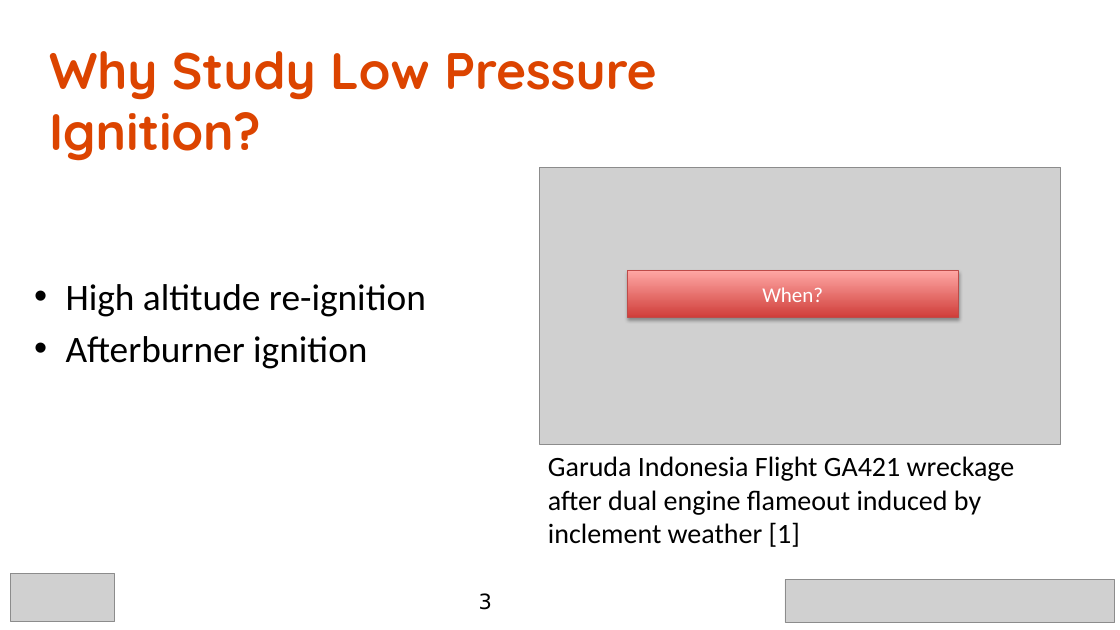
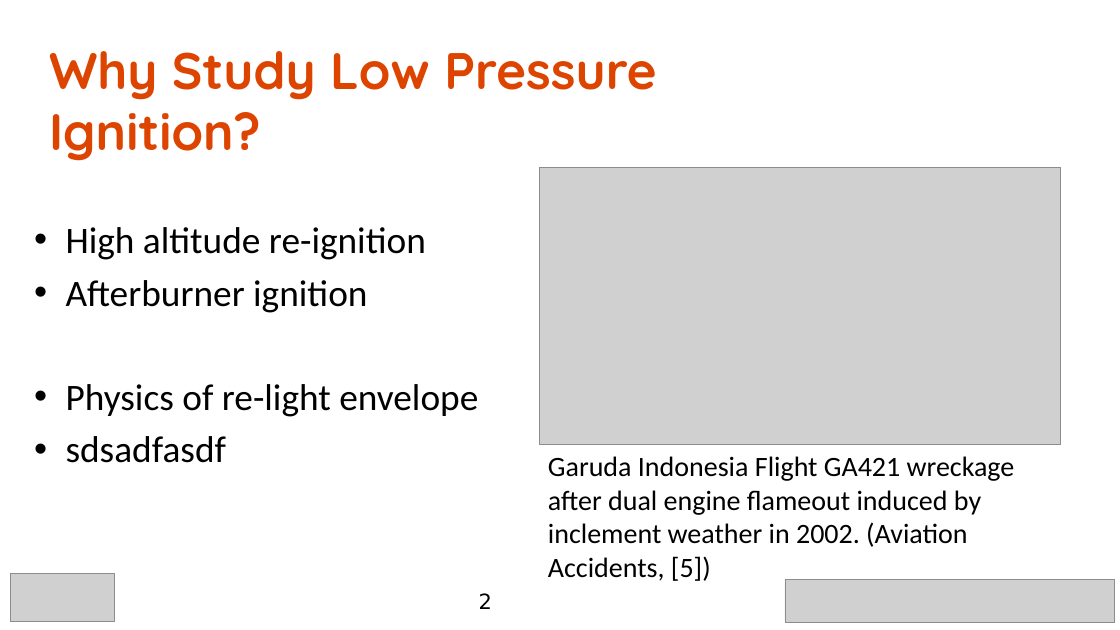
Before and after one commit to caplanda/Spark-Kernels-SciTech-Presentation, a slide deck: slide 2 of Spark Kernels v2.pptx (slide 3 before the commit). Drawn at 1120x630 pixels with LibreOffice and Linux fonts; fonts in the diff are those of the drawing; grey boxes stand for pictures; background and template pictures are left out. Boxes give left, top, right and bottom in pixels: in the first picture for what was removed or moved away, otherwise in the second. Text is boxed around its words. In the diff, an @@ line names an element or a change of style, - is before the commit and + after.

```diff
--- a/Spark Kernels v2.pptx
+++ b/Spark Kernels v2.pptx
@@ text "High altitude re-ignition" moved from (x1=66, y1=284, x2=426, y2=369) to (x1=66, y1=227, x2=478, y2=463) @@
@@ rectangle removed at (x1=628, y1=271, x2=959, y2=318) @@
-When?
@@ text at (x1=66, y1=384, x2=478, y2=463): paragraphs added @@
+• Physics of re-light envelope
+• sdsadfasdf
@@ text at (x1=548, y1=456, x2=1015, y2=581): text changed @@
-Garuda Indonesia Flight GA421 wreckage after dual engine flameout induced by inclement weather [1]
+Garuda Indonesia Flight GA421 wreckage after dual engine flameout induced by inclement weather in 2002. (Aviation Accidents, [5])
@@ page number at (x1=479, y1=593, x2=492, y2=609): text changed @@
-3
+2
```
Also in this commit, not shown: 9 other slides changed, 2 slides added, 4 slides removed, 27 other files.
